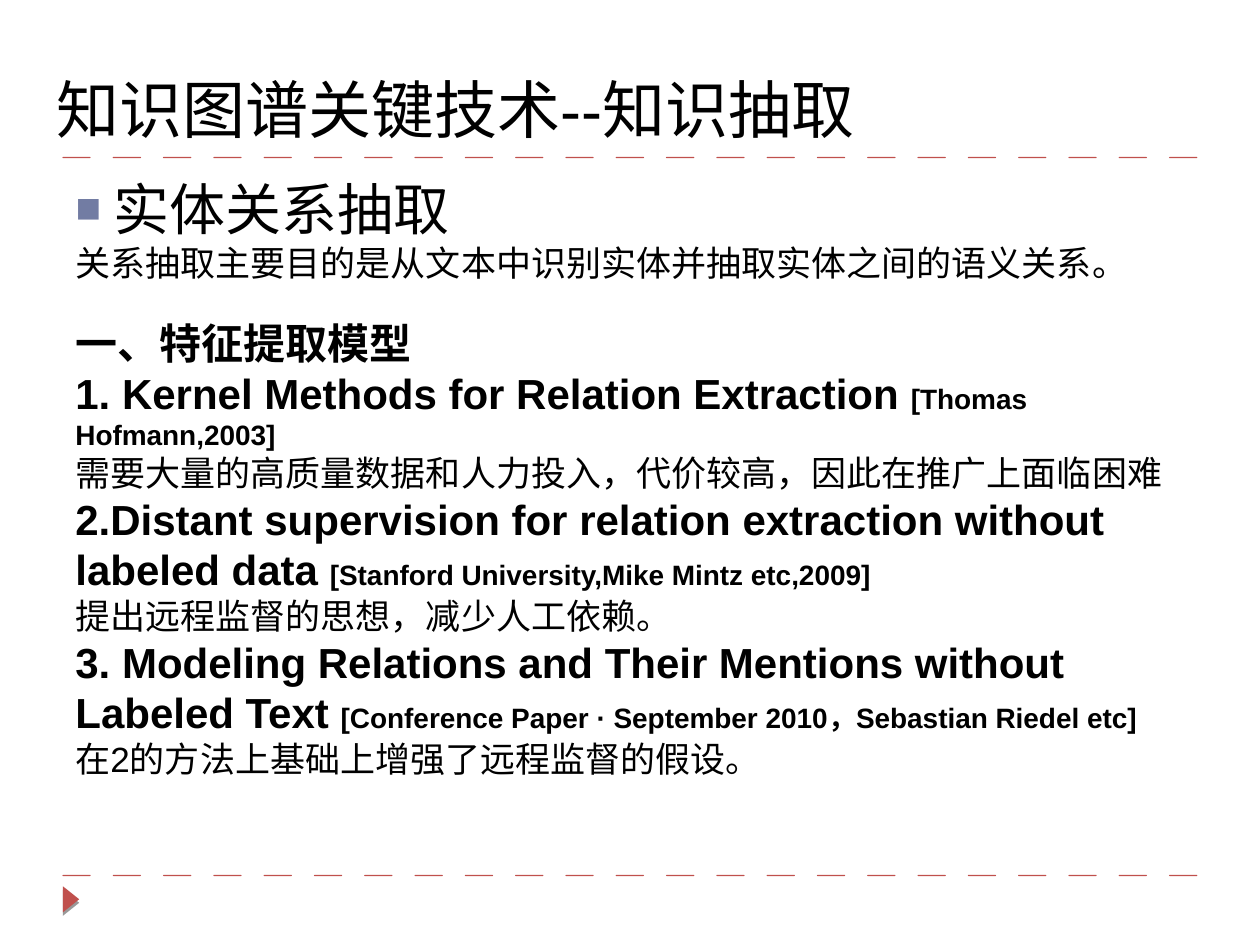
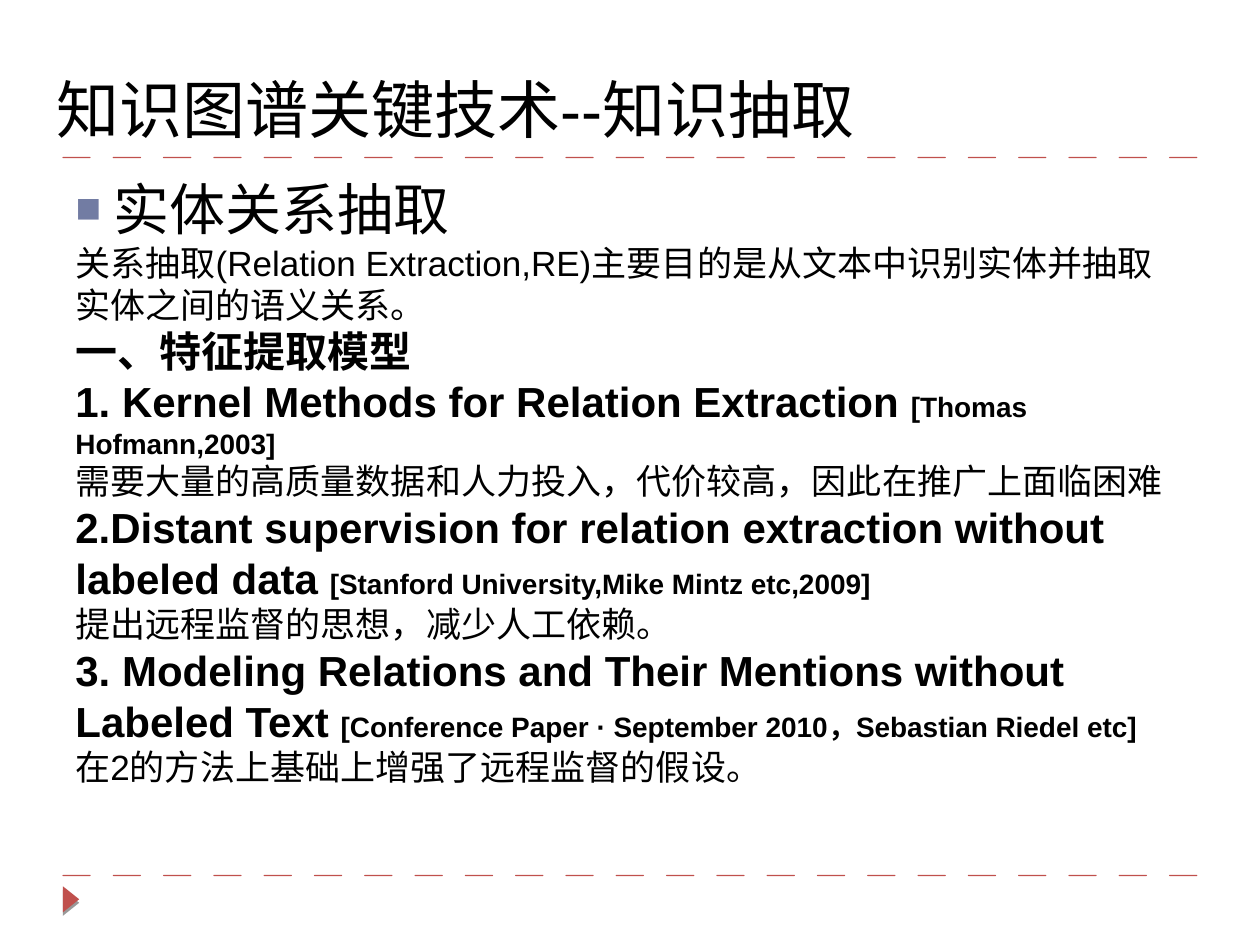
Before and after one commit to lihanghang/NLP-Knowledge-Graph, a slide deck: slide 8 of my summary/知识图谱技术与对话系统的应用.pptx (slide 5 before the commit). Drawn at 1260x945 pixels with LibreOffice and Linux fonts; fonts in the diff are those of the drawing. Boxes give left, top, right and bottom in pixels: in the first picture for what was removed or moved away, otherwise in the second. Text is boxed around its words. In the diff, an @@ line names an element or a change of style, - is before the commit and + after.

```diff
--- a/my summary/知识图谱技术与对话系统的应用.pptx
+++ b/my summary/知识图谱技术与对话系统的应用.pptx
@@ text at (75, 246, 1153, 321): text changed @@
-关系抽取主要目的是从文本中识别实体并抽取实体之间的语义关系。
+关系抽取(Relation Extraction,RE)主要目的是从文本中识别实体并抽取实体之间的语义关系。
```
Also in this commit, not shown: 2 other slides changed, 3 slides added, 29 other files.
